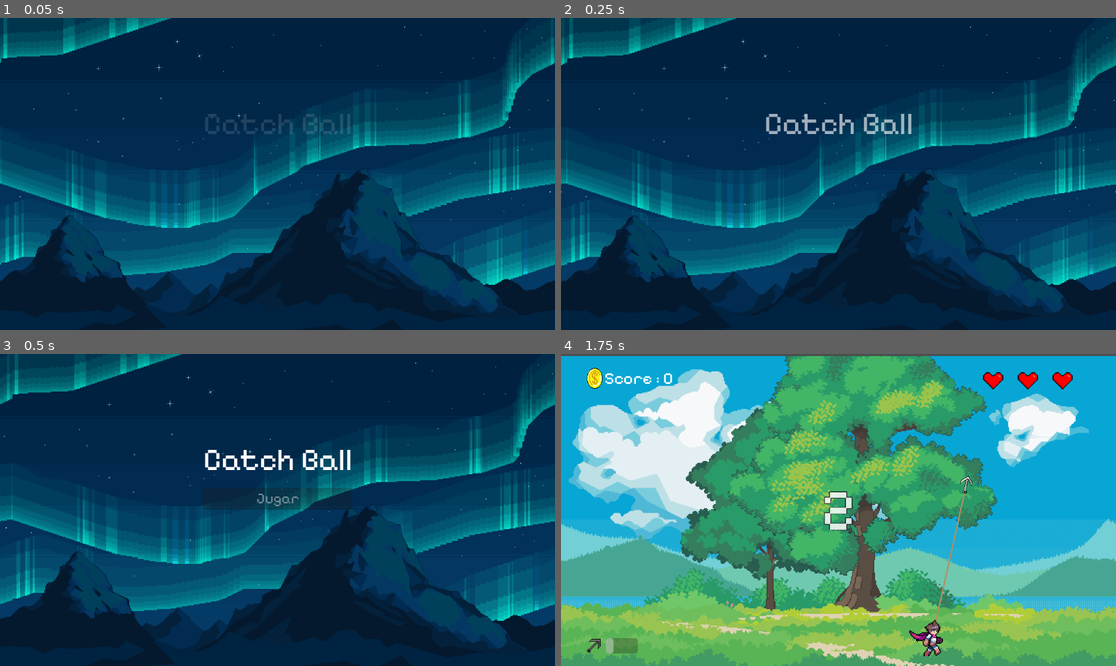
Above: before the commit, frames 1-4 (two rows, left to right).
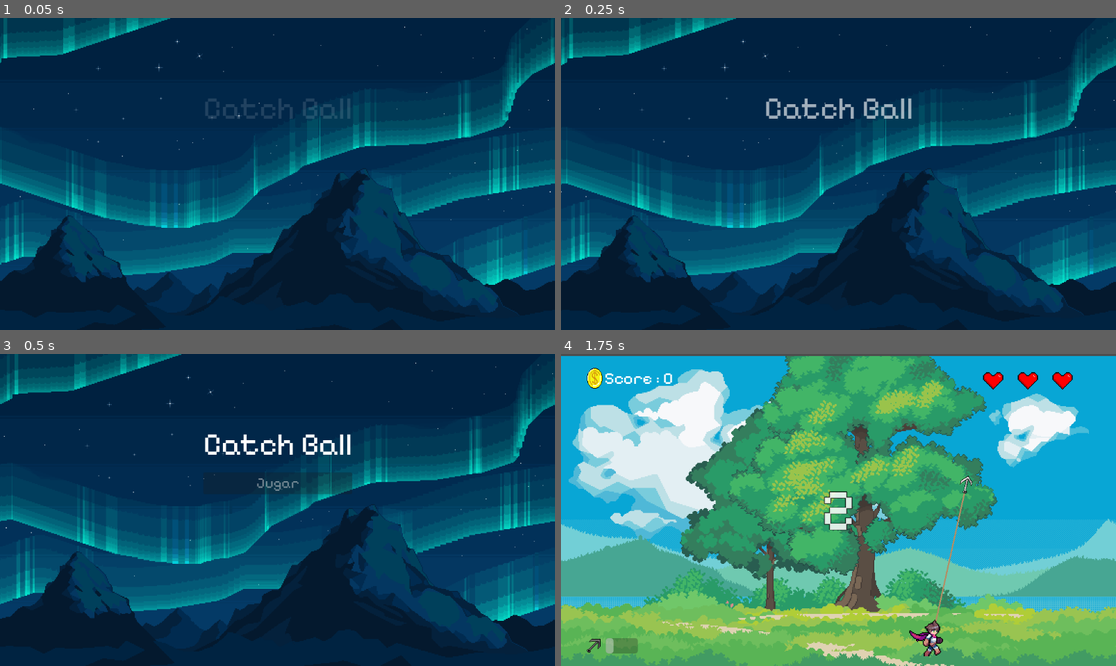
Above: after the commit, the same moments.

Repository: danielfimiani-gif/ball_catcher
Game: Godot game, scene res://scenes/ui/main_menu.tscn
Same seed, same stepped clock (60 frames per second), same inputs: the game is played once before the commit and once after it.
Inputs (mouse positions are in pixels of both pictures, inside the frame that each line leads up to):
- Up to frame 1 (0.05 s): no input
- Up to frame 2 (0.25 s): no input
- Up to frame 3 (0.5 s): no input
- Up to frame 4 (1.75 s): click "Jugar" at 0.5 s; move the mouse to (960, 494) at 1.27 s; hold Right (ui_right) from 1.28 s (still down); click (960, 494) at 1.42 s

The runs differ from the first frame. In frame 1, 0.9% of the frame differs, in the area x 37-64%, y 25-38%; in frame 2, 1.2%; in frame 3, 2.0%, in the area x 36-64%, y 25-50%; in frame 4, nothing differs.

Commit message:
add options menu

Diff:
--- a/scenes/main.tscn
+++ b/scenes/main.tscn
@@ -273,19 +273,19 @@
 [node name="ResumeButton" type="Button" parent="UI/PauseMenu/VBoxContainer" unique_id=660036530]
 layout_mode = 2
 theme_override_font_sizes/font_size = 40
-text = "Resume"
+text = "Resumir"
 script = ExtResource("23_y6deb")
 
 [node name="MenuButton" type="Button" parent="UI/PauseMenu/VBoxContainer" unique_id=1565985763]
 layout_mode = 2
 theme_override_font_sizes/font_size = 40
-text = "Main Menu"
+text = "Menú Principal"
 script = ExtResource("23_y6deb")
 
 [node name="ExitButton" type="Button" parent="UI/PauseMenu/VBoxContainer" unique_id=1029020422]
 layout_mode = 2
 theme_override_font_sizes/font_size = 40
-text = "Exit"
+text = "Salir"
 script = ExtResource("23_y6deb")
 
 [node name="Camera2D" type="Camera2D" parent="." unique_id=680120023]
--- a/scenes/ui/main_menu.tscn
+++ b/scenes/ui/main_menu.tscn
@@ -67,6 +67,12 @@
 text = "Jugar"
 script = ExtResource("4_m1kxf")
 
+[node name="OptionsButton" type="Button" parent="VBoxContainer" unique_id=1476558428]
+layout_mode = 2
+theme_override_font_sizes/font_size = 30
+text = "Opciones"
+script = ExtResource("4_m1kxf")
+
 [node name="ExitButton" type="Button" parent="VBoxContainer" unique_id=671467275]
 layout_mode = 2
 theme_override_font_sizes/font_size = 30
--- /dev/null
+++ b/scenes/ui/options_menu.tscn
@@ -0,0 +1,131 @@
+[gd_scene format=3 uid="uid://bhaawy0x4bctv"]
+
+[ext_resource type="Theme" uid="uid://c44ksbtmn3suq" path="res://assets/themes/main_theme.tres" id="1_wj2x4"]
+[ext_resource type="Script" uid="uid://drrt63juoyv0u" path="res://scripts/ui/options_menu.gd" id="2_imaij"]
+
+[node name="Options" type="Control" unique_id=84032806]
+layout_mode = 3
+anchors_preset = 15
+anchor_right = 1.0
+anchor_bottom = 1.0
+grow_horizontal = 2
+grow_vertical = 2
+theme = ExtResource("1_wj2x4")
+script = ExtResource("2_imaij")
+
+[node name="ColorRect" type="ColorRect" parent="." unique_id=1042631655]
+layout_mode = 1
+anchors_preset = 15
+anchor_right = 1.0
+anchor_bottom = 1.0
+grow_horizontal = 2
+grow_vertical = 2
+color = Color(0.0015907597, 9.776559e-09, 0.040576853, 1)
+
+[node name="VBoxContainer" type="VBoxContainer" parent="." unique_id=553289297]
+layout_mode = 1
+anchors_preset = 8
+anchor_left = 0.5
+anchor_top = 0.5
+anchor_right = 0.5
+anchor_bottom = 0.5
+offset_left = -153.0
+offset_top = -231.0
+offset_right = 153.0
+offset_bottom = 231.0
+grow_horizontal = 2
+grow_vertical = 2
+theme_override_constants/separation = 30
+
+[node name="Title" type="Label" parent="VBoxContainer" unique_id=1762757749]
+layout_mode = 2
+theme_override_font_sizes/font_size = 80
+text = "Opciones"
+horizontal_alignment = 1
+vertical_alignment = 1
+
+[node name="ControlsSection" type="VBoxContainer" parent="VBoxContainer" unique_id=521689954]
+layout_mode = 2
+
+[node name="Header" type="Label" parent="VBoxContainer/ControlsSection" unique_id=1436781885]
+layout_mode = 2
+theme_override_font_sizes/font_size = 42
+text = "Controles"
+horizontal_alignment = 1
+
+[node name="MoveLabel" type="Label" parent="VBoxContainer/ControlsSection" unique_id=1288479805]
+layout_mode = 2
+theme_override_font_sizes/font_size = 28
+text = "Mover : A / D ó Flechas"
+horizontal_alignment = 1
+
+[node name="HookLabel" type="Label" parent="VBoxContainer/ControlsSection" unique_id=826617351]
+layout_mode = 2
+theme_override_font_sizes/font_size = 28
+text = "Gancho: Click Izquierdo"
+horizontal_alignment = 1
+
+[node name="PauseLabel" type="Label" parent="VBoxContainer/ControlsSection" unique_id=129237014]
+layout_mode = 2
+theme_override_font_sizes/font_size = 28
+text = "Pausa: Esc"
+horizontal_alignment = 1
+
+[node name="AudioSection" type="VBoxContainer" parent="VBoxContainer" unique_id=1577537960]
+layout_mode = 2
+
+[node name="Header" type="Label" parent="VBoxContainer/AudioSection" unique_id=1849698425]
+layout_mode = 2
+theme_override_font_sizes/font_size = 42
+text = "Audio"
+horizontal_alignment = 1
+
+[node name="Master" type="HBoxContainer" parent="VBoxContainer/AudioSection" unique_id=23989923]
+layout_mode = 2
+theme_override_constants/separation = 20
+
+[node name="Label" type="Label" parent="VBoxContainer/AudioSection/Master" unique_id=597116860]
+custom_minimum_size = Vector2(150, 0)
+layout_mode = 2
+text = "Master"
+
+[node name="HSlider" type="HSlider" parent="VBoxContainer/AudioSection/Master" unique_id=1979248677]
+custom_minimum_size = Vector2(300, 30)
+layout_mode = 2
+max_value = 1.0
+step = 0.1
+
+[node name="SFX" type="HBoxContainer" parent="VBoxContainer/AudioSection" unique_id=1424788241]
+layout_mode = 2
+theme_override_constants/separation = 20
+
+[node name="Label" type="Label" parent="VBoxContainer/AudioSection/SFX" unique_id=552991131]
+custom_minimum_size = Vector2(150, 0)
+layout_mode = 2
+text = "SFX"
+
+[node name="HSlider" type="HSlider" parent="VBoxContainer/AudioSection/SFX" unique_id=324950971]
+custom_minimum_size = Vector2(300, 30)
+layout_mode = 2
+max_value = 1.0
+step = 0.1
+
+[node name="Music" type="HBoxContainer" parent="VBoxContainer/AudioSection" unique_id=1156067662]
+layout_mode = 2
+theme_override_constants/separation = 20
+
+[node name="Label" type="Label" parent="VBoxContainer/AudioSection/Music" unique_id=408065860]
+custom_minimum_size = Vector2(150, 0)
+layout_mode = 2
+text = "Music"
+
+[node name="HSlider" type="HSlider" parent="VBoxContainer/AudioSection/Music" unique_id=1873370389]
+custom_minimum_size = Vector2(300, 30)
+layout_mode = 2
+max_value = 1.0
+step = 0.1
+
+[node name="BackButton" type="Button" parent="VBoxContainer" unique_id=1849548766]
+layout_mode = 2
+theme_override_font_sizes/font_size = 36
+text = "Vovler"
--- a/scripts/autoload/audio_manager.gd
+++ b/scripts/autoload/audio_manager.gd
@@ -1,4 +1,6 @@
 extends Node
+
+const SETTINGS_PATH: String = "user://settings.cfg"
 
 # === MUSIC ===
 const MUSIC_MENU: AudioStream = preload("res://assets/audio/music/menu.mp3")
@@ -32,10 +34,11 @@
 var current_music: String = ""
 
 func _ready() -> void:
+    process_mode = Node.PROCESS_MODE_ALWAYS
     music_player = AudioStreamPlayer.new()
     music_player.bus = "Music"
     add_child(music_player)
-    process_mode = Node.PROCESS_MODE_ALWAYS
+    _load_settings()
     pass
 
 func _play_music(track_name: String) -> void:
@@ -73,3 +76,26 @@
     player.finished.connect(player.queue_free)
     player.play()
     pass
+
+func _load_settings() -> void:
+    var config := ConfigFile.new()
+    var err := config.load(SETTINGS_PATH)
+    if err != OK:
+        return
+
+    var master_db: float = config.get_value("audio", "master_db", 0.0)
+    var music_db: float = config.get_value("audio", "music_db", 0.0)
+    var sfx_db: float = config.get_value("audio", "sfx_db", 0.0)
+
+    AudioServer.set_bus_volume_db(0, master_db)
+    AudioServer.set_bus_volume_db(1, music_db)
+    AudioServer.set_bus_volume_db(2, sfx_db)
+    pass
+
+func _save_settings() -> void:
+    var config = ConfigFile.new()
+    config.set_value("audio", "master_db", AudioServer.get_bus_volume_db(0))
+    config.set_value("audio", "music_db", AudioServer.get_bus_volume_db(1))
+    config.set_value("audio", "sfx_db", AudioServer.get_bus_volume_db(2))
+    config.save(SETTINGS_PATH)
+    pass
--- a/scripts/autoload/scene_manager.gd
+++ b/scripts/autoload/scene_manager.gd
@@ -4,6 +4,7 @@
 
 var scenes: Dictionary = {
     "main_menu": "res://scenes/ui/main_menu.tscn",
+    "options": "res://scenes/ui/options_menu.tscn",
     "game": "res://scenes/main.tscn",
     "end_game": "res://scenes/ui/end_game.tscn"
 }
--- a/scripts/ui/main_menu.gd
+++ b/scripts/ui/main_menu.gd
@@ -4,13 +4,16 @@
 
 @onready var title_label: Label = $VBoxContainer/Title
 @onready var play_button: Button = $VBoxContainer/PlayButton
+@onready var options_button: Button = $VBoxContainer/OptionsButton
 @onready var exit_button: Button = $VBoxContainer/ExitButton
 @onready var highscore_label: Label = $VBoxContainer/HighScoreLabel
 
 func _ready() -> void:
 	play_button.pressed.connect(_on_play_pressed)
+	options_button.pressed.connect(_on_options_pressed)
 	exit_button.pressed.connect(_on_exit_pressed)
 	play_button.mouse_entered.connect(_on_button_hover)
+	options_button.mouse_entered.connect(_on_button_hover)
 	exit_button.mouse_entered.connect(_on_button_hover)
 
 	highscore_label.text = "HighScore : " + str(GameState.highscore)
@@ -21,6 +24,11 @@
 func _on_play_pressed() -> void:
 	AudioManager._play_sfx("click")
 	SceneManager.switch_scene("game")
+	pass
+
+func _on_options_pressed() -> void:
+	AudioManager._play_sfx("click")
+	SceneManager.switch_scene("options")
 	pass
 
 func _on_exit_pressed() -> void:
@@ -38,6 +46,7 @@
 	title_label.modulate.a = 0.0
 	play_button.modulate.a = 0.0
 	exit_button.modulate.a = 0.0
+	options_button.modulate.a = 0.0
 	highscore_label.modulate.a = 0.0
 
 	var title_tween := create_tween().set_parallel()
@@ -49,10 +58,13 @@
 	var stagger := create_tween()
 	stagger.tween_interval(0.35)
 	stagger.tween_property(play_button, "modulate:a", 1.0, 0.3)
-	stagger.tween_interval(0.08)
 
+	stagger.tween_interval(0.18)
+	stagger.tween_property(options_button, "modulate:a", 1.0, 0.3)
 
+	stagger.tween_interval(0.28)
 	stagger.tween_property(exit_button, "modulate:a", 1.0, 0.3)
+
 	stagger.tween_interval(0.1)
 	stagger.tween_property(highscore_label, "modulate:a", 1.0, 0.3)
 	pass
--- /dev/null
+++ b/scripts/ui/options_menu.gd
@@ -0,0 +1,46 @@
+extends Control
+
+@onready var master_slider: HSlider = $VBoxContainer/AudioSection/Master/HSlider
+@onready var music_slider: HSlider = $VBoxContainer/AudioSection/Music/HSlider
+@onready var sfx_slider: HSlider = $VBoxContainer/AudioSection/SFX/HSlider
+@onready var back_button: Button = $VBoxContainer/BackButton
+
+const MASTER_BUS: int = 0
+const MUSIC_BUS: int = 1
+const SFX_BUS: int = 2
+
+func _ready() -> void:
+    master_slider.value = db_to_linear(AudioServer.get_bus_volume_db(MASTER_BUS))
+    music_slider.value = db_to_linear(AudioServer.get_bus_volume_db(MUSIC_BUS))
+    sfx_slider.value = db_to_linear(AudioServer.get_bus_volume_db(SFX_BUS))
+
+    master_slider.value_changed.connect(_on_master_changed)
+    music_slider.value_changed.connect(_on_music_changed)
+    sfx_slider.value_changed.connect(_on_sfx_changed)
+
+    back_button.pressed.connect(_on_back_pressed)
+    back_button.mouse_entered.connect(_on_button_hover)
+    back_button.grab_focus()
+    pass
+
+func _on_master_changed(value: float) -> void:
+    AudioServer.set_bus_volume_db(MASTER_BUS, linear_to_db(value))
+    pass
+
+func _on_music_changed(value: float) -> void:
+    AudioServer.set_bus_volume_db(MUSIC_BUS, linear_to_db(value))
+    pass
+
+func _on_sfx_changed(value: float) -> void:
+    AudioServer.set_bus_volume_db(SFX_BUS, linear_to_db(value))
+    pass
+
+func _on_back_pressed() -> void:
+    AudioManager._play_sfx("click")
+    AudioManager._save_settings()
+    SceneManager.switch_scene("main_menu")
+    pass
+
+func _on_button_hover() -> void:
+    AudioManager._play_sfx("hover")
+    pass
Not shown, added: scripts/ui/options_menu.gd.uid
